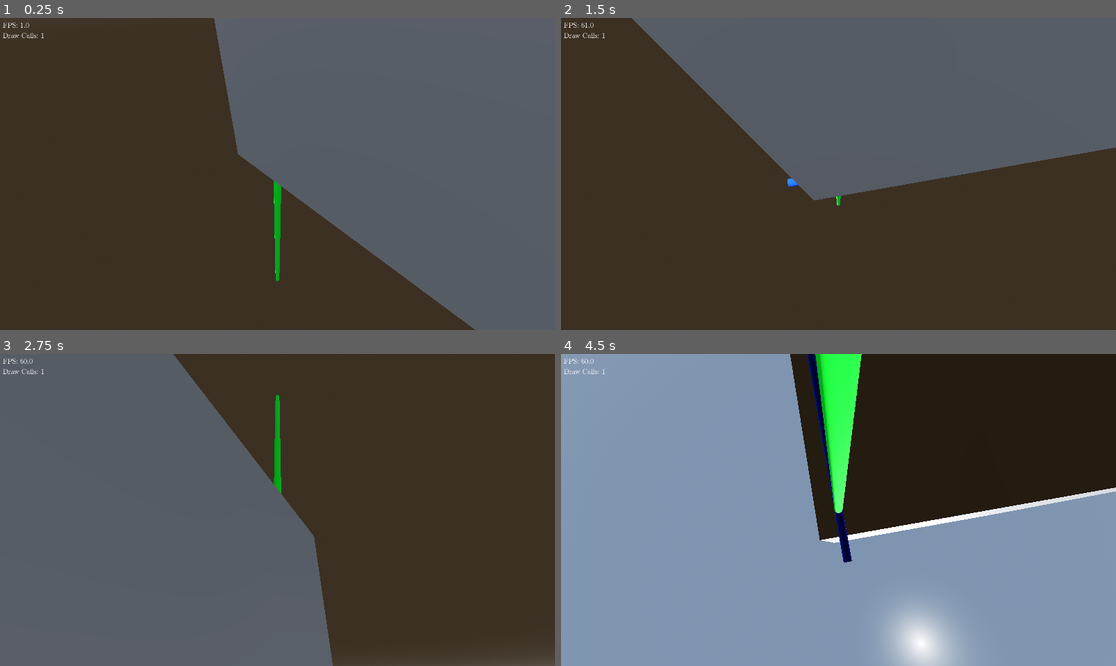
Above: before the commit, frames 1-4 (two rows, left to right).
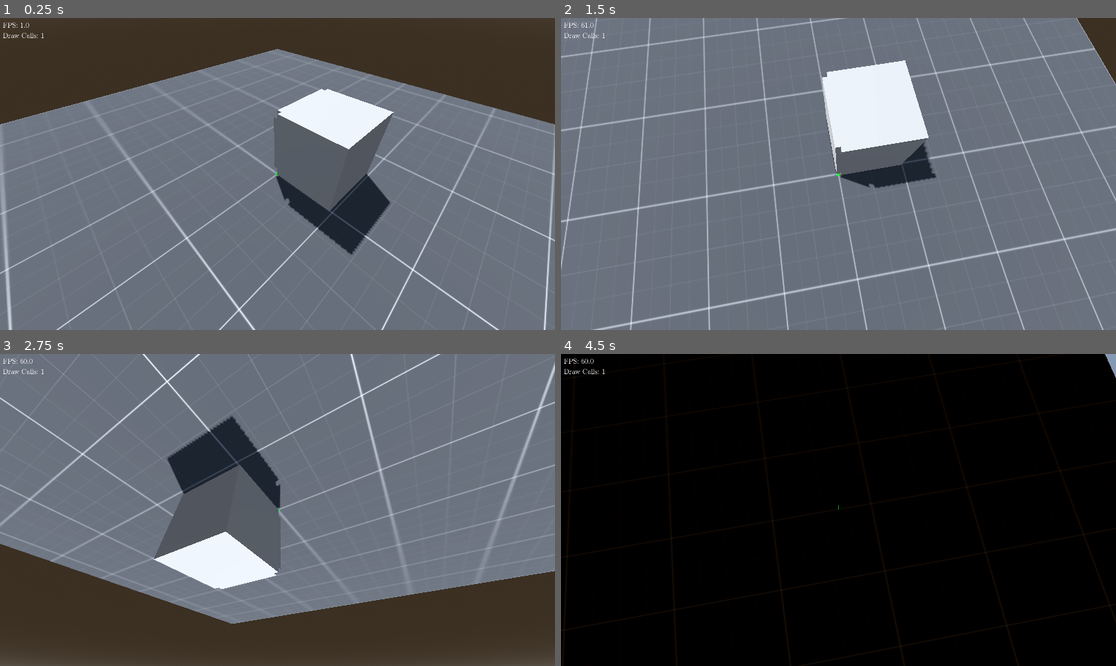
Above: after the commit, the same moments.

Repository: artgillespie/godot_experiments
Game: Godot game, scene res://main.tscn
Two runs of this game, one before a commit and one after it. Both use one fixed random seed, a clock stepped at 60 frames per second and the inputs below. The project has no main scene, so this scene is started directly.
Inputs (mouse positions are in pixels of both pictures, inside the frame that each line leads up to):
- Up to frame 1 (0.25 s): no input
- Up to frame 2 (1.5 s): tap Enter at 0.5 s; move the mouse to (960, 158) at 0.52 s; click (960, 158) at 0.67 s; drag from (727, 189) to (810, 236) at 1.27 s
- Up to frame 3 (2.75 s): tap Space at 2 s; move the mouse to (333, 441) at 2.02 s; click (333, 441) at 2.17 s
- Up to frame 4 (4.5 s): tap Enter at 2.75, 4.25 s; drag from (810, 572) to (672, 463) at 2.77 s; tap Space at 3.5 s; move the mouse to (1005, 556) at 3.52 s; click (1005, 556) at 3.67 s; drag from (672, 463) to (755, 432) at 4.27 s

The runs differ from the first frame. In frame 1, 87% of the frame differs, in the area x 0-100%, y 0-100%; in frame 2, 97%; in frame 3, 84%; in frame 4, 99%.

Commit message:
initial raycasting for object picking implemented

Diff:
--- a/Camera3D.gd
+++ b/Camera3D.gd
@@ -30,7 +30,6 @@
 	poi = v
 	# TODO: Tween Me
 	look_at(poi)
-	DISTANCE = position.distance_to(poi)
 	_update_tx()
 
 func _get_orbital_rotation() -> Vector2:
--- a/main.gd
+++ b/main.gd
@@ -42,19 +42,31 @@
 var VOXEL_GRID_SIZE: int = 16
 var voxel_grid: Array = []
 
+@onready var ray = $RayCast3D
+
+class HitTestResult:
+	var hit: bool
+	var where: Vector3
+
 func _init():
 	voxel_grid.clear()
 	voxel_grid.resize(VOXEL_GRID_SIZE*VOXEL_GRID_SIZE*VOXEL_GRID_SIZE)
 	fill_grid(true)
+	set_voxel(0,0, 0, false)
+	set_voxel(0,1,0,false)
+	set_voxel(0,15, 0, false)
+	set_voxel(15,15, 0, false)
 
 func _ready():
 	$OrbitalCamera.poi = Vector3(0,0,0)
 	var mesh_instance = _make_mesh()
 	mesh_instance.position = Vector3(0,1,0)
 	$Procedural.add_child(mesh_instance)
+
 	voxel_grid.clear()
 	voxel_grid.resize(VOXEL_GRID_SIZE*VOXEL_GRID_SIZE*VOXEL_GRID_SIZE)
 	fill_grid(true)
+	set_voxel(0,0, 0, false)
 
 func fill_grid(v: bool):
 	for i in range(VOXEL_GRID_SIZE):
@@ -121,3 +133,52 @@
 func _on_area_3d_input_event(camera, event, position, normal, shape_idx):
 	# called when a mouse click "hits" the floor
 	pass
+
+func intersects(ray_origin: Vector3, ray_norm: Vector3, inv_norm: Vector3) -> HitTestResult:
+	var tmin = -INF
+	var tmax = INF
+
+	var tx1 = (0.0 - ray_origin.x) * inv_norm.x
+	var tx2 = (VOXEL_GRID_SIZE - ray_origin.x) * inv_norm.x
+	tmin = max(tmin, min(tx1, tx2))
+	tmax = min(tmax, max(tx1, tx2))
+
+	tx1 = (0.0 - ray_origin.y) * inv_norm.y
+	tx2 = (VOXEL_GRID_SIZE - ray_origin.y) * inv_norm.y
+	tmin = max(tmin, min(tx1, tx2))
+	tmax = min(tmax, max(tx1, tx2))
+
+	tx1 = (0.0 - ray_origin.z) * inv_norm.z
+	tx2 = (VOXEL_GRID_SIZE - ray_origin.z) * inv_norm.z
+	tmin = max(tmin, min(tx1, tx2))
+	tmax = min(tmax, max(tx1, tx2))
+
+	var result = HitTestResult.new()
+	result.hit = tmax >= tmin
+	if result.hit:
+		result.where = ray_origin + ray_norm * tmin
+	else:
+		result.where = Vector3()
+	return result
+
+func _input(evt: InputEvent):
+	if evt is InputEventMouseButton:
+		if evt.is_pressed() and evt.shift_pressed:
+			# cast a ray into the scene and see if it's hitting our mesh
+			var cam = $OrbitalCamera
+			var mousepos = get_viewport().get_mouse_position()
+
+			var origin = cam.project_ray_origin(mousepos)
+			var end = origin + cam.project_ray_normal(mousepos) * 1000
+
+			var normal = cam.project_ray_normal(mousepos)
+			var inv_normal = normal.inverse()
+			ray.transform.origin = origin
+			ray.target_position = end
+			var hit = intersects(origin, normal, inv_normal)
+			print("intersects: ", hit.hit, ", ", hit.where)
+			if hit.hit:
+				$RaySphereViz.visible = true
+				$RaySphereViz.position = hit.where - normal * 0.5
+			else:
+				$RaySphereViz.visible = false
--- a/main.tscn
+++ b/main.tscn
@@ -65,6 +65,12 @@
 
 [sub_resource type="BoxMesh" id="BoxMesh_x1kkc"]
 
+[sub_resource type="StandardMaterial3D" id="StandardMaterial3D_y7ufj"]
+albedo_color = Color(0.0431373, 1, 0.0156863, 1)
+
+[sub_resource type="SphereMesh" id="SphereMesh_0lw6e"]
+material = SubResource("StandardMaterial3D_y7ufj")
+
 [node name="Main" type="Node3D"]
 script = ExtResource("1_pki4k")
 
@@ -77,7 +83,6 @@
 
 [node name="Floor" type="MeshInstance3D" parent="."]
 transform = Transform3D(1, 0, 0, 0, 1, 0, 0, 0, 1, 2.08165e-12, -0.5, 2.08165e-12)
-visible = false
 mesh = SubResource("BoxMesh_egsa2")
 
 [node name="Area3D" type="Area3D" parent="Floor"]
@@ -86,6 +91,7 @@
 shape = SubResource("BoxShape3D_cbjfg")
 
 [node name="OrbitalCamera" parent="." instance=ExtResource("3_e7nsw")]
+DISTANCE = 50.0
 
 [node name="Gizmo" type="Node3D" parent="."]
 transform = Transform3D(1, 0, 0, 0, 1, 0, 0, 0, 1, 0, -0.0406184, 0)
@@ -125,4 +131,11 @@
 
 [node name="Procedural" type="Node3D" parent="."]
 
+[node name="RayCast3D" type="RayCast3D" parent="."]
+debug_shape_custom_color = Color(1, 0, 0, 1)
+debug_shape_thickness = 5
+
+[node name="RaySphereViz" type="MeshInstance3D" parent="."]
+mesh = SubResource("SphereMesh_0lw6e")
+
 [connection signal="input_event" from="Floor/Area3D" to="." method="_on_area_3d_input_event"]
Not shown: 1 places in main.tscn that only renumber resources
